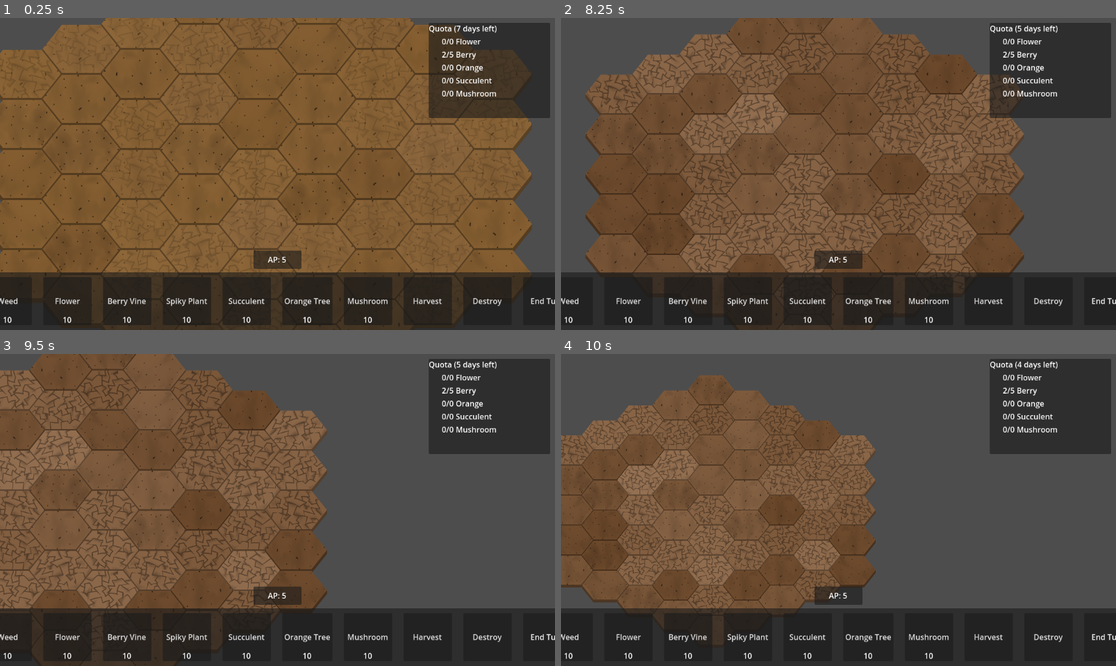
Above: before the commit, frames 1-4 (two rows, left to right).
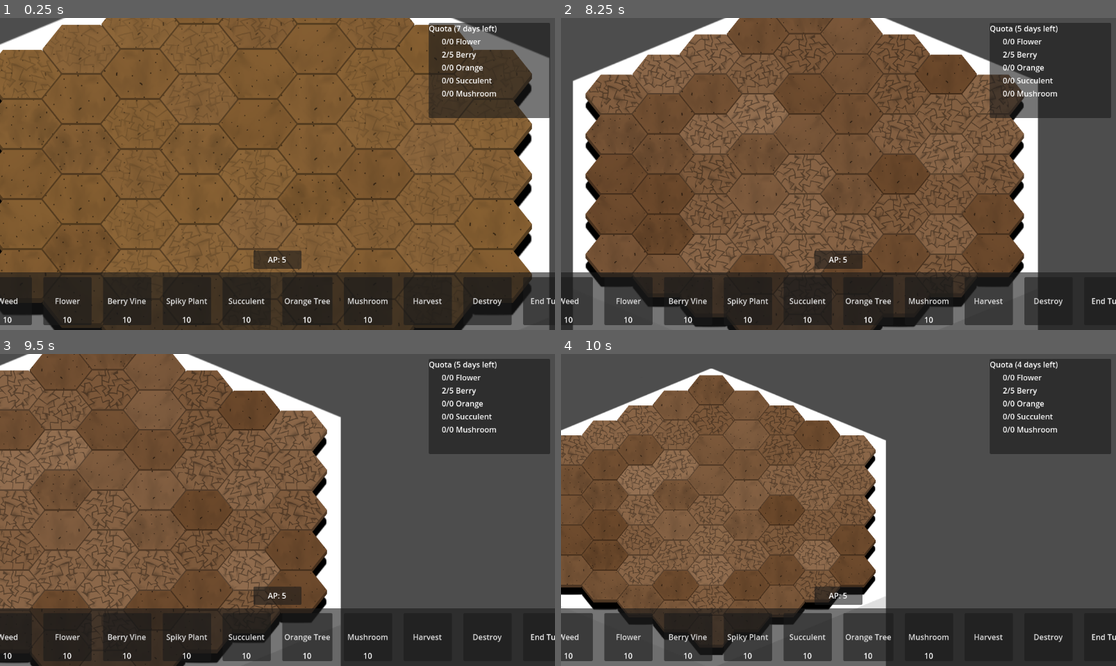
Above: after the commit, the same moments.

Repository: CiaranWoodward/LD54
Game: Godot game, scene res://Level.tscn
The game is run twice, just before and just after one commit, with the same random seed, the same clock (stepped at 60 frames per second) and the same inputs. The engine's default icon, where the game draws it, is replaced by a stand-in: a white triangle on a blue panel in a dark square.
Inputs (mouse positions are in pixels of both pictures, inside the frame that each line leads up to):
- Up to frame 1 (0.25 s): no input
- Up to frame 2 (8.25 s): click "Weed" at 0.5 s; click "Flower" at 1.25 s; click "Berry Vine" at 2 s; click "Spiky Plant" at 2.75 s; click "Succulent" at 3.5 s; click "Orange Tree" at 4.25 s; click "Mushroom" at 5 s; click "Harvest" at 5.75 s; click "Destroy" at 6.5 s; click "End Turn" at 7.25 s; tap Enter at 8 s; move the mouse to (960, 158) at 8.02 s; hold Right (ui_right) from 8.03 s (still down); hold Mouse wheel down (zoom_in) from 8.03 s (still down); click (960, 158) at 8.17 s
- Up to frame 3 (9.5 s): release Right (ui_right) at 8.75 s; release Mouse wheel down (zoom_in) at 8.75 s; drag from (166, 525) to (249, 572) at 8.77 s
- Up to frame 4 (10 s): tap Space at 9.5 s; move the mouse to (894, 441) at 9.52 s; hold Right (ui_right) from 9.53 s (still down); hold Mouse wheel down (zoom_in) from 9.53 s (still down)

The runs differ from the first frame. In frame 1, 6.5% of the frame differs, in the area x 0-99%, y 0-100%; in frame 2, 11%, in the area x 2-86%, y 0-100%; in frame 3, 5.6%; in frame 4, 9.5%.

Commit message:
added pillar to level

Diff:
--- a/Level.tscn
+++ b/Level.tscn
@@ -1,11 +1,15 @@
-[gd_scene load_steps=9 format=3 uid="uid://b6y8ec8tar23r"]
+[gd_scene load_steps=13 format=3 uid="uid://b6y8ec8tar23r"]
 
 [ext_resource type="Script" path="res://GardenTiles.gd" id="1_5n8ii"]
 [ext_resource type="Texture2D" uid="uid://bn7nems70jqgr" path="res://icon.svg" id="1_k5ldj"]
 [ext_resource type="Script" path="res://Level.gd" id="1_k876p"]
 [ext_resource type="Script" path="res://PlayerCam.gd" id="2_hoiau"]
+[ext_resource type="Texture2D" uid="uid://cav6eqaldotxf" path="res://Graphics/Background/LeftPillar0000.png" id="3_47has"]
+[ext_resource type="Texture2D" uid="uid://c7bxvv2nnio4s" path="res://Graphics/Background/RightPillar0000.png" id="4_bn3l5"]
 [ext_resource type="PackedScene" uid="uid://0aejnixhhw7h" path="res://UI/HUD.tscn" id="4_mp570"]
 [ext_resource type="PackedScene" uid="uid://d4j0a6xqs4pqq" path="res://UI/Cursor.tscn" id="6_ec5jv"]
+[ext_resource type="Texture2D" uid="uid://c6n8fbdm800f" path="res://Graphics/Background/Surface0000.png" id="7_rqtcc"]
+[ext_resource type="Texture2D" uid="uid://5joyo06rt7d8" path="res://Graphics/Background/Shadow0000.png" id="8_r01vt"]
 
 [sub_resource type="TileSetAtlasSource" id="TileSetAtlasSource_golho"]
 texture = ExtResource("1_k5ldj")
@@ -23,6 +27,31 @@
 [node name="Level" type="Node2D"]
 script = ExtResource("1_k876p")
 
+[node name="Pillar" type="Node2D" parent="."]
+position = Vector2(-13, 23)
+scale = Vector2(2, 2)
+
+[node name="Surface" type="Sprite2D" parent="Pillar"]
+position = Vector2(-13, 0)
+scale = Vector2(1.04, 1.04)
+texture = ExtResource("7_rqtcc")
+
+[node name="Sprite2D" type="Sprite2D" parent="Pillar/Surface"]
+self_modulate = Color(0.933333, 0.933333, 0.933333, 1)
+show_behind_parent = true
+position = Vector2(0, 384.135)
+texture = ExtResource("3_47has")
+
+[node name="Sprite2D2" type="Sprite2D" parent="Pillar/Surface"]
+self_modulate = Color(0.87451, 0.87451, 0.87451, 1)
+show_behind_parent = true
+position = Vector2(0, 384.135)
+texture = ExtResource("4_bn3l5")
+
+[node name="Shadow" type="Sprite2D" parent="Pillar"]
+position = Vector2(-13, 0)
+texture = ExtResource("8_r01vt")
+
 [node name="GardenTiles" type="TileMap" parent="."]
 y_sort_enabled = true
 tile_set = SubResource("TileSet_rukn1")
Binary file added: Graphics/Background/LeftPillar0000.png
Not shown, added: Graphics/Background/LeftPillar0000.png.import
Binary file added: Graphics/Background/RightPillar0000.png
Not shown, added: Graphics/Background/RightPillar0000.png.import
Binary file added: Graphics/Background/Shadow0000.png
Not shown, added: Graphics/Background/Shadow0000.png.import
Binary file added: Graphics/Background/Surface0000.png
Not shown, added: Graphics/Background/Surface0000.png.import
Not shown, changed: Graphics/Background/Background.kra
Not shown, added: Graphics/Background/Background.kra~
